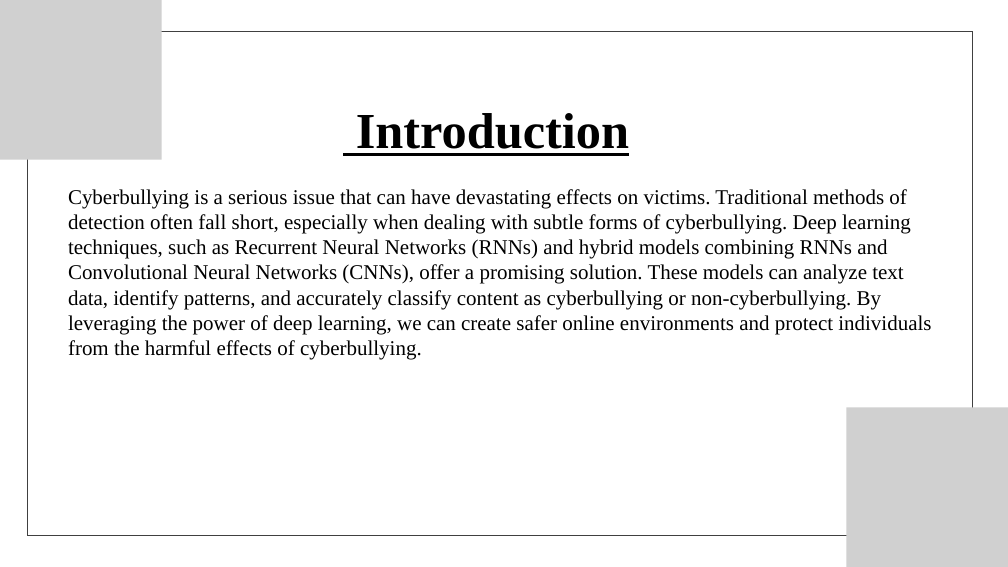
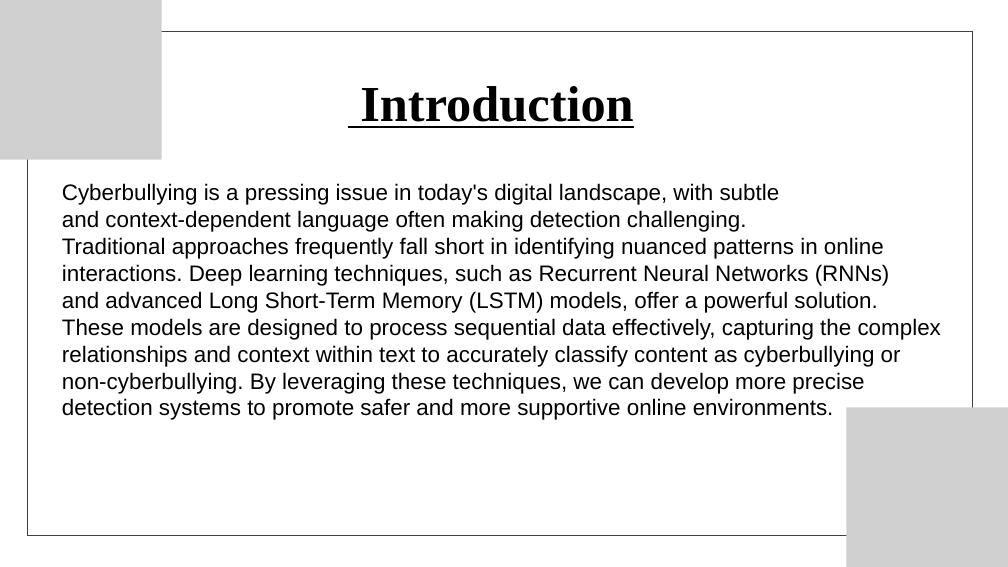
Before and after one commit to Codegeek2004/CyberBullying_Detection, a slide deck: slide 2 of static/asset/PRESENTATION.pptx. Drawn at 1008x567 pixels with LibreOffice and Linux fonts; fonts in the diff are those of the drawing; grey boxes stand for pictures. Boxes give left, top, right and bottom in pixels: in the first picture for what was removed or moved away, otherwise in the second. Text is boxed around its words. In the diff, an @@ line names an element or a change of style, - is before the commit and + after.

```diff
--- a/static/asset/PRESENTATION.pptx
+++ b/static/asset/PRESENTATION.pptx
@@ text "Introduction": place and size @@
-text "Introduction" at [356, 113, 629, 156]
+text "Introduction" at [360, 86, 633, 128]
@@ text "Cyberbullying is a pressing issue ..." at [62, 183, 941, 420]: vertical alignment top to middle @@
@@ text at [62, 183, 941, 420]: text changed; size 30 to 32 pt; font Times New Roman to Arial @@
-Cyberbullying is a serious issue that can have devastating effects on victims. Traditional methods of detection often fall short, especially when dealing with subtle forms of cyberbullying. Deep learning techniques, such as Recurrent Neural Networks (RNNs) and hybrid models combining RNNs and Convolutional Neural Networks (CNNs), offer a promising solution. These models can analyze text data, identify patterns, and accurately classify content as cyberbullying or non-cyberbullying. By leveraging the power of deep learning, we can create safer online environments and protect individuals from the harmful effects of cyberbullying.
+Cyberbullying is a pressing issue in today's digital landscape, with subtle
+and context-dependent language often making detection challenging.
+Traditional approaches frequently fall short in identifying nuanced patterns in online
+interactions. Deep learning techniques, such as Recurrent Neural Networks (RNNs)
+and advanced Long Short-Term Memory (LSTM) models, offer a powerful solution.
+These models are designed to process sequential data effectively, capturing the complex
+relationships and context within text to accurately classify content as cyberbullying or
+non-cyberbullying. By leveraging these techniques, we can develop more precise
+detection systems to promote safer and more supportive online environments.
```
Also in this commit, not shown: 5 other slides changed.
